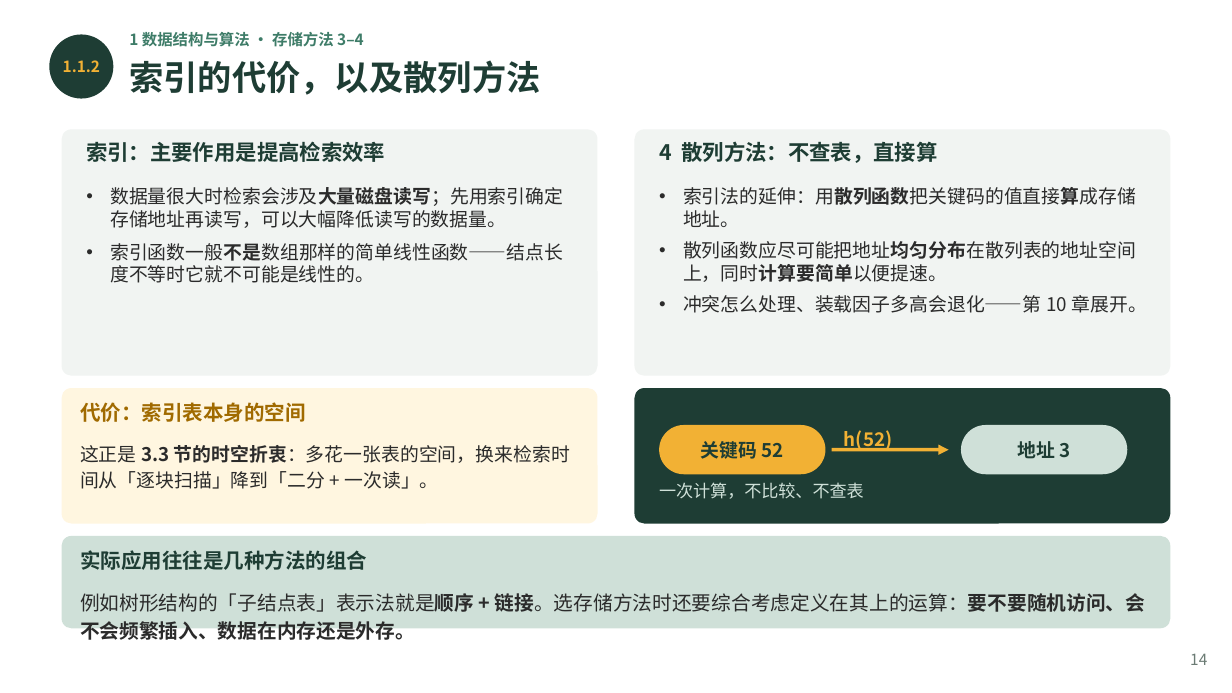
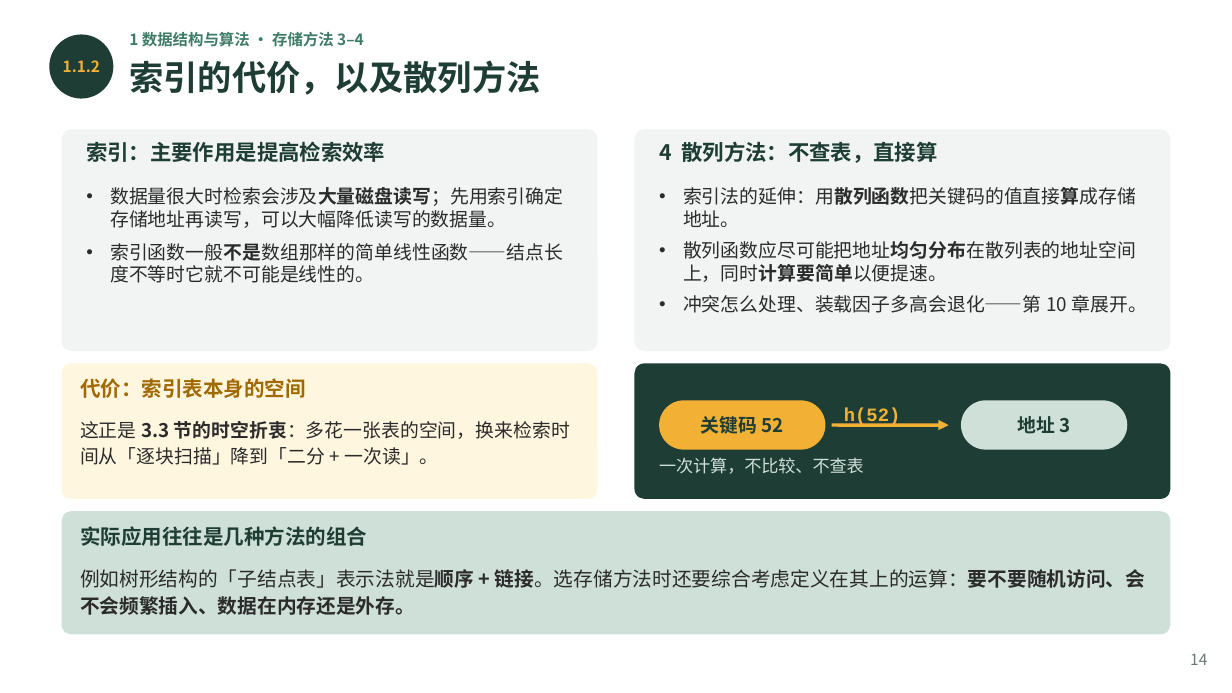
Before and after one commit to GMyhf/2026fall-cs201, a slide deck: slide 14 of courseware/202609_DSA_01_ADT_Floyd_Complexity.pptx. Drawn at 1232x693 pixels with LibreOffice and Linux fonts; fonts in the diff are those of the drawing. Boxes give left, top, right and bottom in pixels: in the first picture for what was removed or moved away, otherwise in the second. Text is boxed around its words. In the diff, an @@ line names an element or a change of style, - is before the commit and + after.

```diff
--- a/courseware/202609_DSA_01_ADT_Floyd_Complexity.pptx
+++ b/courseware/202609_DSA_01_ADT_Floyd_Complexity.pptx
@@ rounded rectangle resized from (x1=62, y1=129, x2=598, y2=376) to (x1=62, y1=129, x2=598, y2=351) @@
@@ proportions changed in 3 elements at (x1=62, y1=511, x2=1170, y2=634), (x1=62, y1=129, x2=598, y2=351), (x1=634, y1=129, x2=1170, y2=351) @@
@@ rounded rectangle resized from (x1=634, y1=129, x2=1170, y2=376) to (x1=634, y1=129, x2=1170, y2=351) @@
@@ text "h(52)" at (x1=844, y1=408, x2=901, y2=427): font Noto Sans CJK SC to Courier New @@
@@ 7 texts, 4 rounded rectangles, 1 arrow moved together from (x1=62, y1=388, x2=1170, y2=570) to (x1=62, y1=363, x2=1170, y2=546) @@
@@ rounded rectangle resized from (x1=62, y1=536, x2=1170, y2=628) to (x1=62, y1=511, x2=1170, y2=634) @@
@@ text "例如树形结构的「子结点表」表示法就是顺序 + 链接。选存储方法时还要综合考虑定义在其上的运算：要不要随机访问、会不会频繁 ..." rewrapped from (x1=80, y1=593, x2=1145, y2=644) to (x1=80, y1=569, x2=1145, y2=615) @@
```
Also in this commit, not shown: 5 other slides changed, 25 other files.
